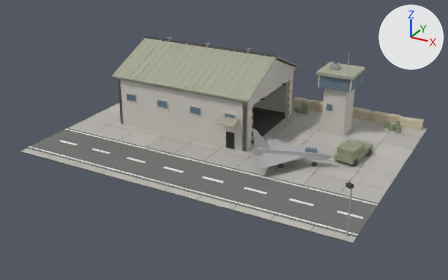
An edit to the glTF model art/models/b_airfield.glb, drawn before and after from the same camera.
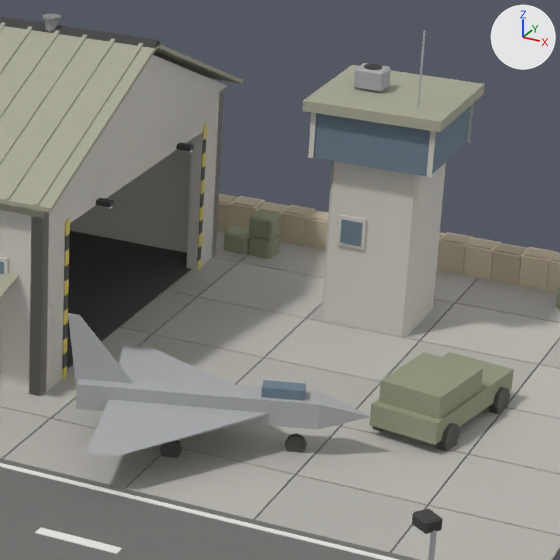
Old and new are each drawn whole from a camera (50 mm lens) standing at (32.5, -61.2, 30.4) and looking at (0.0, -2.2, 0.9) and again close up on the part from 52% to 86% of the width and 16% to 70% of the height. Every picture has the same lights, and +X, +Y and +Z are marked at upper right. The first two pictures are the older version.

Script lines for the objects in view, before the commit:
```python
me_hull = bpy.data.meshes.new('hull')
me_hull.from_pydata(...)  # 2776 vertices, 4504 faces; spans x -20.0..20.0, y -15.0..15.0, z 0.0..10.5
me_hull.materials.append(mat_concrete)
me_hull.materials.append(mat_asphalt)
me_hull.materials.append(mat_white)
me_hull.materials.append(mat_dark)
me_hull.materials.append(mat_body)
me_hull.materials.append(mat_glass)
me_hull.materials.append(mat_metal)
me_hull.materials.append(mat_warn)
me_hull.materials.append(mat_olive)
me_hull.materials.append(mat_sand)
ob_hull = bpy.data.objects.new('hull', me_hull)
ob_hull.location = (0.0, 0.0, 0.0)
```
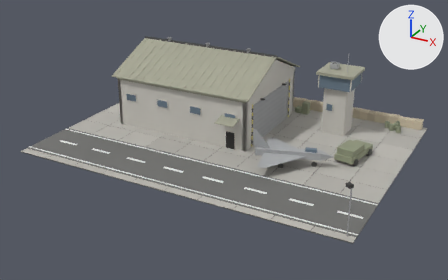
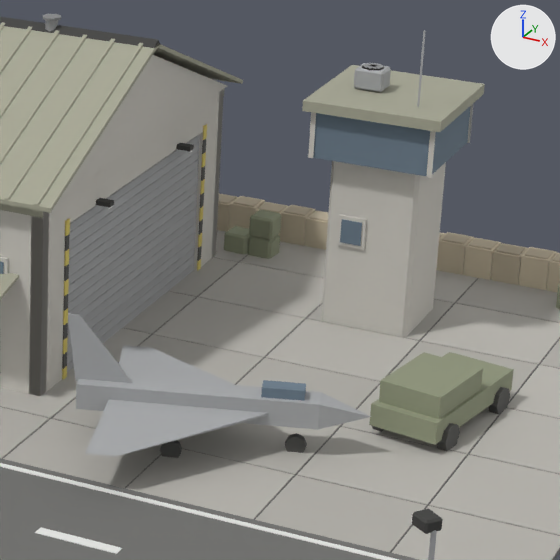
Changed parts and their boxes (x1, y1, x2, y2) in the close-ups (560 x 560 px):
'door', added: after (67, 134, 200, 372)

What changed in the scene script:
```text
Add me_door:
    me_door.from_pydata(...)  # 136 vertices, 204 faces; spans x 2.82..2.9, y -0.72..9.73, z 0.11..5.19
    me_door.materials.append(mat_metal)
Add ob_door:
    ob_door = bpy.data.objects.new('door', me_door)
    ob_door.location = (0.0, 0.0, 0.0)
```
